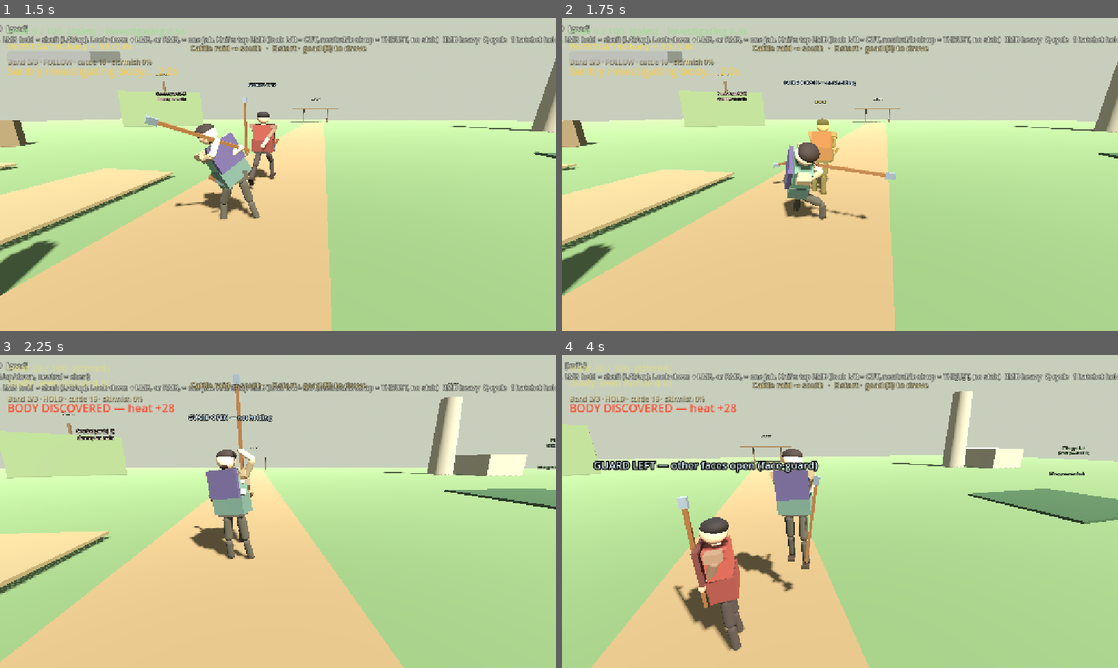
Above: before the commit, frames 1-4 (two rows, left to right).
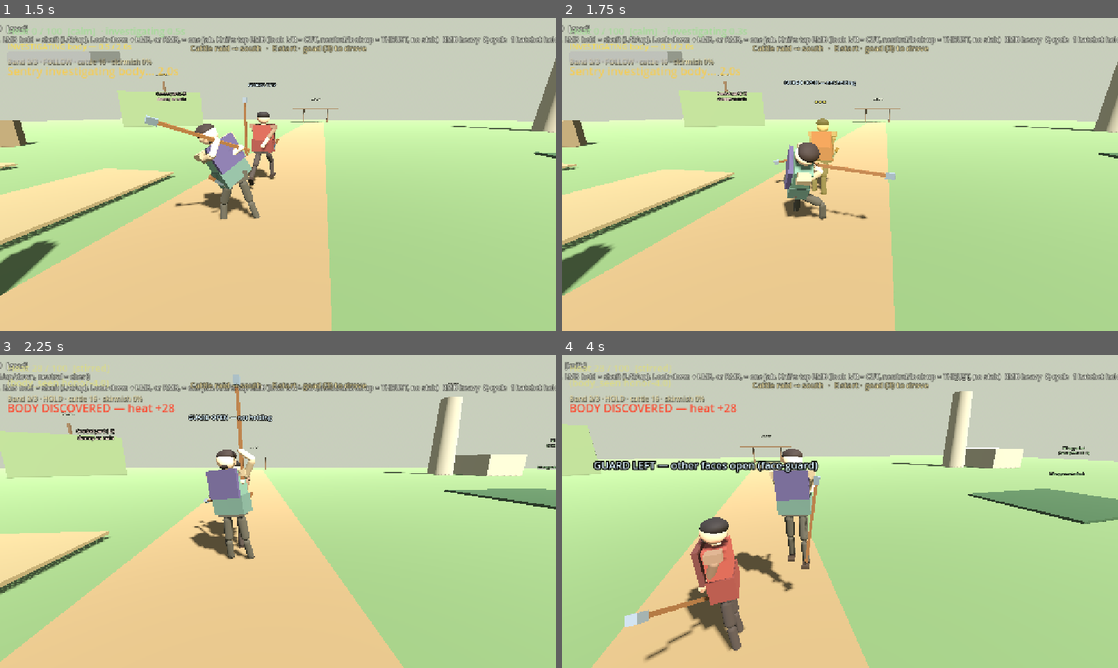
Above: after the commit, the same moments.

Repository: fortins4/devPlayground
Game: Godot game, scene res://scenes/main/main.tscn
The game is run twice, just before and just after one commit, with the same random seed, the same clock (stepped at 60 frames per second) and the same inputs.
Inputs (mouse positions are in pixels of both pictures, inside the frame that each line leads up to):
- Up to frame 1 (1.5 s): tap Enter at 0.5 s; move the mouse to (305, 174) at 0.52 s; hold Right mouse button (attack_heavy) 0.53-1.28 s; hold W (move_forward) from 0.53 s (still down); click (305, 174) at 0.67 s; tap Space (jump) at 0.77 s; move the mouse to (250, 174) at 1.27 s; click (250, 174) at 1.35 s
- Up to frame 2 (1.75 s): keep holding W (move_forward); tap Space (jump) at 1.52 s
- Up to frame 3 (2.25 s): keep holding W (move_forward); move the mouse to (289, 505) at 2.02 s; hold H (band_toggle) from 2.03 s (still down)
- Up to frame 4 (4 s): keep holding W (move_forward); move the mouse to (834, 517) at 2.77 s; release H (band_toggle) at 2.78 s; tap Ctrl (crouch) at 2.85 s; click (834, 517) at 2.92 s; tap Space (jump) at 3.02, 3.77 s; move the mouse to (878, 514) at 3.52 s; hold Q (cycle_weapon) from 3.53 s (still down)

Frame 1 is identical in both runs. In frame 2, 0.1% of the frame differs, in the area x 37-50%, y 32-57%; in frame 3, 0.3%; in frame 4, 0.9%, in the area x 11-27%, y 45-98%.

Commit message:
feat(combat): blend the sparring foe jab from the live pose

Diff:
--- a/scripts/characters/npcs/dummy_fighter.gd
+++ b/scripts/characters/npcs/dummy_fighter.gd
@@ -52,6 +52,15 @@
 var _jab_phase: StringName = &""
 var _jab_weapon_euler: Vector3 = Vector3.ZERO
 var _pose_root_drop: float = 0.0
+## Owns the jab while it travels. Tick must not restage a phase pose over it.
+var _jab_tween: Tween
+var _jab_blending: bool = false
+var _jab_xf_on: bool = false
+var _jab_from_xf: Transform3D = Transform3D.IDENTITY
+var _jab_to_xf: Transform3D = Transform3D.IDENTITY
+var _jab_xf_u: float = 0.0
+## Same return as Cian's goad settle. Not a new timing.
+const JAB_SETTLE_SEC := 0.22
 var _hurt_reacting: bool = false
 var _flinch_tween: Tween
 
@@ -221,9 +230,9 @@
 		_sync_goad_to_hand()
 		return
 	var jab_live := _jab_live()
-	if jab_live:
+	if jab_live and not _jab_blending:
 		_stage_jab(_jab_phase)
-	elif _jab_phase != &"":
+	elif _jab_phase != &"" and not _jab_blending:
 		_jab_phase = &""
 		locomotion.clear_combat_additives()
 		locomotion.set_root_drop(0.0)
@@ -248,7 +257,7 @@
 	# Goad: chamber the point. Other weapons keep the old weapon-mesh cock.
 	if combat.current_weapon == CombatSystem.Weapon.GOAD:
 		_jab_phase = &"windup"
-		pose_goad_jab(&"windup")
+		_start_jab_windup()
 	elif weapon_visual and combat:
 		var poses: Dictionary = combat.call("_swing_poses", kind)
 		weapon_visual.rotation_degrees = poses["windup_rot"]
@@ -268,7 +277,7 @@
 		ok = combat.try_attack(&"light", CombatSystem.StrikeDirection.BOTTOM)
 		if ok:
 			_jab_phase = &"contact"
-			pose_goad_jab(&"contact")
+			# attack_performed continues the blend. Do not snap contact here.
 	else:
 		ok = combat.try_attack(_pending_attack_kind)
 	if ok:
@@ -318,6 +327,7 @@
 
 func _cancel_telegraph_stagger() -> void:
 	_show_telegraph_visual(false, false)
+	_stop_jab_blend()
 	if weapon_visual:
 		weapon_visual.transform = _weapon_rest
 	_is_counter = false
@@ -331,7 +341,7 @@
 		_set_state(State.RECOVER)
 	if _weapon == &"goad":
 		_jab_phase = &"contact"
-		pose_goad_jab(&"contact")
+		_start_jab_strike()
 
 
 func _set_state(next: State) -> void:
@@ -447,6 +457,7 @@
 	if combat.current_weapon != CombatSystem.Weapon.GOAD:
 		return false
 	_jab_phase = &""
+	_stop_jab_blend()
 	var pose_idle: Dictionary = ToolStrikePoses.tool_idle_pose(CombatSystem.Weapon.GOAD)
 	var pose_hurt: Dictionary = ToolStrikePoses.tool_hurt_flinch_pose(CombatSystem.Weapon.GOAD)
 	var start_pose: Dictionary = _current_goad_pose(pose_idle)
@@ -479,11 +490,12 @@
 		if key == "root_drop":
 			pose[k] = _pose_root_drop
 		elif key == "weapon":
-			pose[k] = _jab_weapon_euler
+			pose[k] = weapon_visual.rotation if weapon_visual else _jab_weapon_euler
 		elif locomotion and locomotion.has_combat_additive(key):
 			pose[k] = locomotion.get_combat_additive(key)
 		else:
-			pose[k] = fallback[k]
+			# Rest is what is on screen when this joint has never been posed.
+			pose[k] = Vector3.ZERO
 	pose["root_drop"] = _pose_root_drop
 	return pose
 
@@ -509,11 +521,167 @@
 
 func pose_goad_jab(phase: StringName) -> void:
 	## Uncharged point. Same body table as the player's jab. Not a heavy swing.
+	## Callers that want the stored phase pose (a still of contact) still get it.
+	## Play uses _start_jab_windup / _start_jab_strike so the phase is not a pop.
+	_stop_jab_blend()
 	_jab_phase = phase
 	_stage_jab(phase)
 	if locomotion:
 		locomotion.tick(0.0, 0.0, false, false, true, Vector3.ZERO)
 	_sync_goad_to_hand()
+
+
+func _stop_jab_blend() -> void:
+	_jab_blending = false
+	_jab_xf_on = false
+	if _jab_tween and _jab_tween.is_valid():
+		_jab_tween.kill()
+
+
+func _jab_pose(phase: StringName) -> Dictionary:
+	return ToolStrikePoses.tool_strike_pose(CombatSystem.Weapon.GOAD, CombatSystem.StrikeDirection.BOTTOM, phase, false)
+
+
+func _jab_light_phases() -> Dictionary:
+	## Same splits as Cian's goad point. The 0.72 / 0.85 scales are the jab
+	## in CombatSystem.try_attack, not a second clock.
+	var light: Dictionary = CombatSystem.PROFILES[CombatSystem.Weapon.GOAD][&"light"]
+	var windup := float(light["windup"]) * 0.72
+	var active := float(light["active"]) * 0.85
+	return combat.swing_phase_durations(&"light", windup, active, JAB_SETTLE_SEC)
+
+
+func _start_jab_windup() -> void:
+	## Telegraph chambers the point from whatever pose is already showing.
+	if locomotion == null or combat == null:
+		return
+	var phases := _jab_light_phases()
+	var pose_windup := _jab_pose(&"windup")
+	var start_pose := _current_goad_pose(pose_windup)
+	var start_xf := _live_shaft_xf()
+	var windup_xf := _peek_jab_xf(pose_windup)
+	_stop_jab_blend()
+	_jab_blending = true
+	_jab_phase = &"windup"
+	_jab_tween = create_tween()
+	_jab_tween.tween_method(_blend_jab_shaft.bind(start_pose, pose_windup, start_xf, windup_xf), 0.0, 1.0, float(phases["windup_move"])).set_trans(Tween.TRANS_SINE).set_ease(Tween.EASE_OUT)
+	if float(phases["windup_hold"]) > 0.0:
+		_jab_tween.tween_interval(float(phases["windup_hold"]))
+	_jab_tween.tween_callback(_hold_jab_windup)
+
+
+func _hold_jab_windup() -> void:
+	_jab_blending = false
+	_jab_phase = &"windup"
+	_stage_jab(&"windup")
+	_sync_goad_to_hand()
+
+
+func _start_jab_strike() -> void:
+	## Release continues from the live pose through windup, contact, and follow.
+	## A telegraph that already arrived only travels the legs that are left.
+	if locomotion == null or combat == null:
+		return
+	var timings := combat.last_attack_timings()
+	var phases := combat.swing_phase_durations(&"light", float(timings["windup"]), float(timings["active"]), JAB_SETTLE_SEC)
+	var pose_windup := _jab_pose(&"windup")
+	var pose_contact := _jab_pose(&"contact")
+	var pose_follow := _jab_pose(&"follow")
+	var pose_idle := ToolStrikePoses.tool_idle_pose(CombatSystem.Weapon.GOAD)
+	var start_pose := _current_goad_pose(pose_windup)
+	var start_xf := _live_shaft_xf()
+	var windup_xf := _peek_jab_xf(pose_windup)
+	var contact_xf := _peek_jab_xf(pose_contact)
+	var follow_xf := _peek_jab_xf(pose_follow)
+	_stop_jab_blend()
+	_jab_blending = true
+	_jab_phase = &"contact"
+	_jab_tween = create_tween()
+	_jab_tween.tween_method(_blend_jab_shaft.bind(start_pose, pose_windup, start_xf, windup_xf), 0.0, 1.0, float(phases["windup_move"])).set_trans(Tween.TRANS_SINE).set_ease(Tween.EASE_OUT)
+	if float(phases["windup_hold"]) > 0.0:
+		_jab_tween.tween_interval(float(phases["windup_hold"]))
+	_jab_tween.tween_method(_blend_jab_shaft.bind(pose_windup, pose_contact, windup_xf, contact_xf), 0.0, 1.0, float(phases["to_contact"])).set_trans(Tween.TRANS_CUBIC).set_ease(Tween.EASE_IN)
+	if float(phases["contact_hold"]) > 0.0:
+		_jab_tween.tween_interval(float(phases["contact_hold"]))
+	_jab_tween.tween_method(_blend_jab_shaft.bind(pose_contact, pose_follow, contact_xf, follow_xf), 0.0, 1.0, float(phases["follow"])).set_trans(Tween.TRANS_QUAD).set_ease(Tween.EASE_OUT)
+	_jab_tween.tween_method(_blend_jab_settle.bind(pose_follow, pose_idle), 0.0, 1.0, JAB_SETTLE_SEC).set_trans(Tween.TRANS_SINE).set_ease(Tween.EASE_IN_OUT)
+	_jab_tween.tween_callback(_finish_jab_blend)
+
+
+func _finish_jab_blend() -> void:
+	_jab_blending = false
+	_jab_phase = &""
+	if locomotion == null:
+		return
+	_apply_goad_pose(ToolStrikePoses.tool_idle_pose(CombatSystem.Weapon.GOAD))
+
+
+func _goad_node() -> Node3D:
+	if weapon_visual == null:
+		return null
+	var goad := weapon_visual.get_node_or_null("Goad") as Node3D
+	return goad if goad else weapon_visual
+
+
+func _live_shaft_xf() -> Transform3D:
+	var goad := _goad_node()
+	if goad == null:
+		return Transform3D.IDENTITY
+	return goad.global_transform
+
+
+func _peek_jab_xf(pose: Dictionary) -> Transform3D:
+	## Where this phase seats the stick, without leaving it on screen.
+	var goad := _goad_node()
+	if goad == null or locomotion == null:
+		return Transform3D.IDENTITY
+	var saved_goad := goad.global_transform
+	var saved_weapon := weapon_visual.global_transform
+	var saved_euler := _jab_weapon_euler
+	var saved_drop := _pose_root_drop
+	var saved_pose := _current_goad_pose(pose)
+	var was := _jab_xf_on
+	_jab_xf_on = false
+	_apply_goad_pose(pose)
+	var xf := goad.global_transform
+	_jab_xf_on = was
+	_pose_root_drop = saved_drop
+	locomotion.set_root_drop(saved_drop)
+	_jab_weapon_euler = saved_euler
+	for k in saved_pose.keys():
+		var key := String(k)
+		if key == "weapon" or key == "root_drop" or key == "grip_slide":
+			continue
+		locomotion.set_combat_additive(key, saved_pose[k])
+	weapon_visual.global_transform = saved_weapon
+	goad.global_transform = saved_goad
+	return xf
+
+
+func _blend_jab_shaft(t: float, from_pose: Dictionary, to_pose: Dictionary, from_xf: Transform3D, to_xf: Transform3D) -> void:
+	_jab_from_xf = from_xf
+	_jab_to_xf = to_xf
+	_jab_xf_u = clampf(t, 0.0, 1.0)
+	_jab_xf_on = true
+	_blend_jab_poses(t, from_pose, to_pose)
+	_jab_xf_on = false
+
+
+func _blend_jab_poses(t: float, from_pose: Dictionary, to_pose: Dictionary) -> void:
+	var blended := {}
+	var u := clampf(t, 0.0, 1.0)
+	for k in to_pose.keys():
+		if String(k) == "root_drop" or String(k) == "grip_slide":
+			blended[k] = lerpf(float(from_pose.get(k, 0.0)), float(to_pose[k]), u)
+			continue
+		var a: Vector3 = from_pose.get(k, Vector3.ZERO)
+		var b: Vector3 = to_pose[k]
+		blended[k] = a.lerp(b, u)
+	_apply_goad_pose(blended)
+
+
+func _blend_jab_settle(t: float, from_pose: Dictionary, to_pose: Dictionary) -> void:
+	_apply_goad_pose(ToolStrikePoses.tool_goad_settle_pose(from_pose, to_pose, t))
 
 
 func _jab_live() -> bool:
@@ -549,7 +717,49 @@
 		return
 	weapon_visual.global_position = forearm.to_global(Vector3(0.0, -0.22, 0.0))
 	weapon_visual.rotation = _jab_weapon_euler
+	if _jab_xf_on:
+		var goad := _goad_node()
+		if goad:
+			goad.global_transform = _jab_from_xf.interpolate_with(_jab_to_xf, _jab_xf_u)
+			_grip_foe_shaft(goad, "right_arm", "right_forearm")
+			_grip_foe_shaft(goad, "left_arm", "left_forearm")
+		return
 	ToolStrikePoses.seat_goad_off_hand(locomotion, weapon_visual)
+
+
+func _grip_foe_shaft(shaft: Node3D, arm_name: String, fore_name: String) -> void:
+	## Both hands stay on the stick while the jab travels. Not a new seat.
+	var arm := locomotion.get_joint(arm_name) as Node3D
+	var fore := locomotion.get_joint(fore_name) as Node3D
+	if arm == null or fore == null:
+		return
+	var shoulder: Vector3 = arm.global_position
+	var best := Vector3.INF
+	var best_d := 99.0
+	for i in 13:
+		var y := lerpf(-0.10, 1.02, i / 12.0)
+		var pt: Vector3 = shaft.to_global(Vector3(0.0, y, 0.0))
+		var d := shoulder.distance_to(pt)
+		if d < best_d:
+			best_d = d
+			best = pt
+	if best == Vector3.INF or best_d > 0.70:
+		return
+	var l1 := 0.30
+	var palm := 0.22
+	var reach := clampf(best_d, 0.12, l1 + palm - 0.01)
+	var dir := (best - shoulder).normalized()
+	var pole := Vector3(0.15, -0.35, 0.4)
+	var bend := pole - dir * pole.dot(dir)
+	if bend.length_squared() < 0.0001:
+		bend = Vector3.DOWN
+	bend = bend.normalized()
+	var cos_a := clampf((l1 * l1 + reach * reach - palm * palm) / (2.0 * l1 * reach), -1.0, 1.0)
+	var sin_a := sqrt(maxf(0.0, 1.0 - cos_a * cos_a))
+	var elbow: Vector3 = shoulder + dir * (l1 * cos_a) + bend * (l1 * sin_a)
+	ToolStrikePoses._store_aim(locomotion, arm, arm_name, elbow - shoulder)
+	var elbow_now: Vector3 = arm.to_global(Vector3(0.0, -l1, 0.0))
+	ToolStrikePoses._store_aim(locomotion, fore, fore_name, best - elbow_now)
 
 
 func _hide_stowed_goad() -> void:
